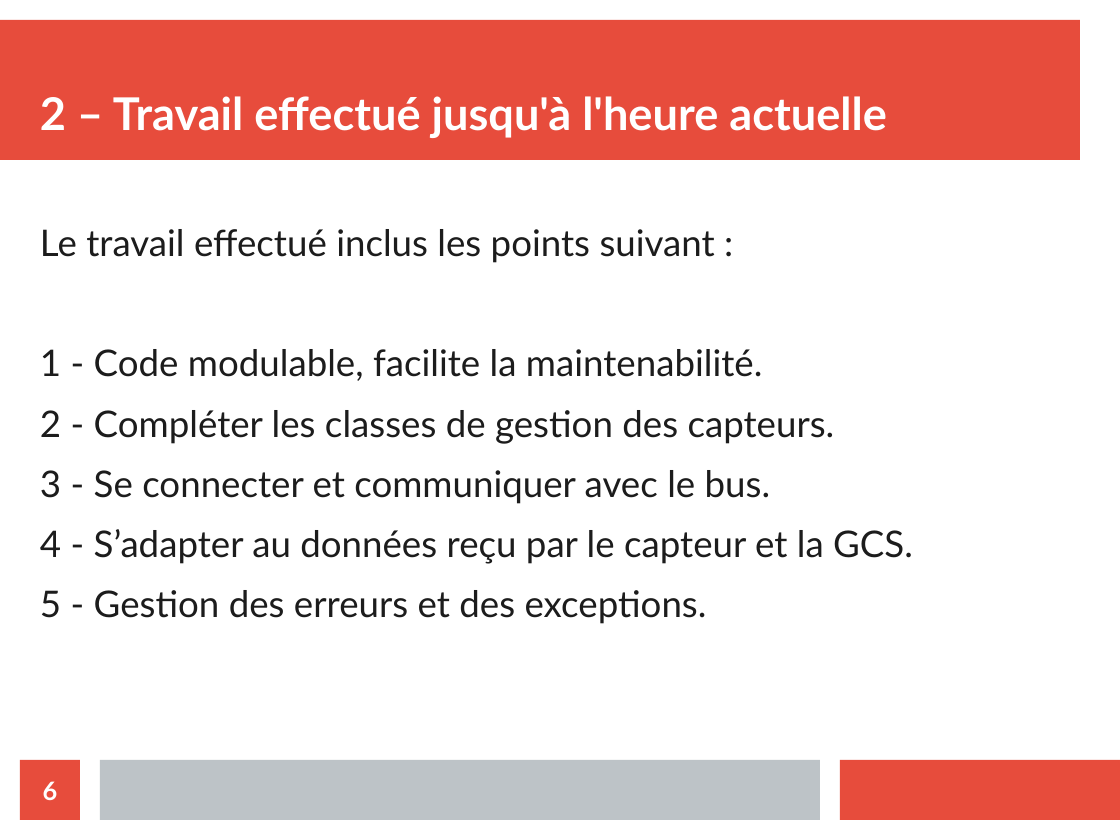
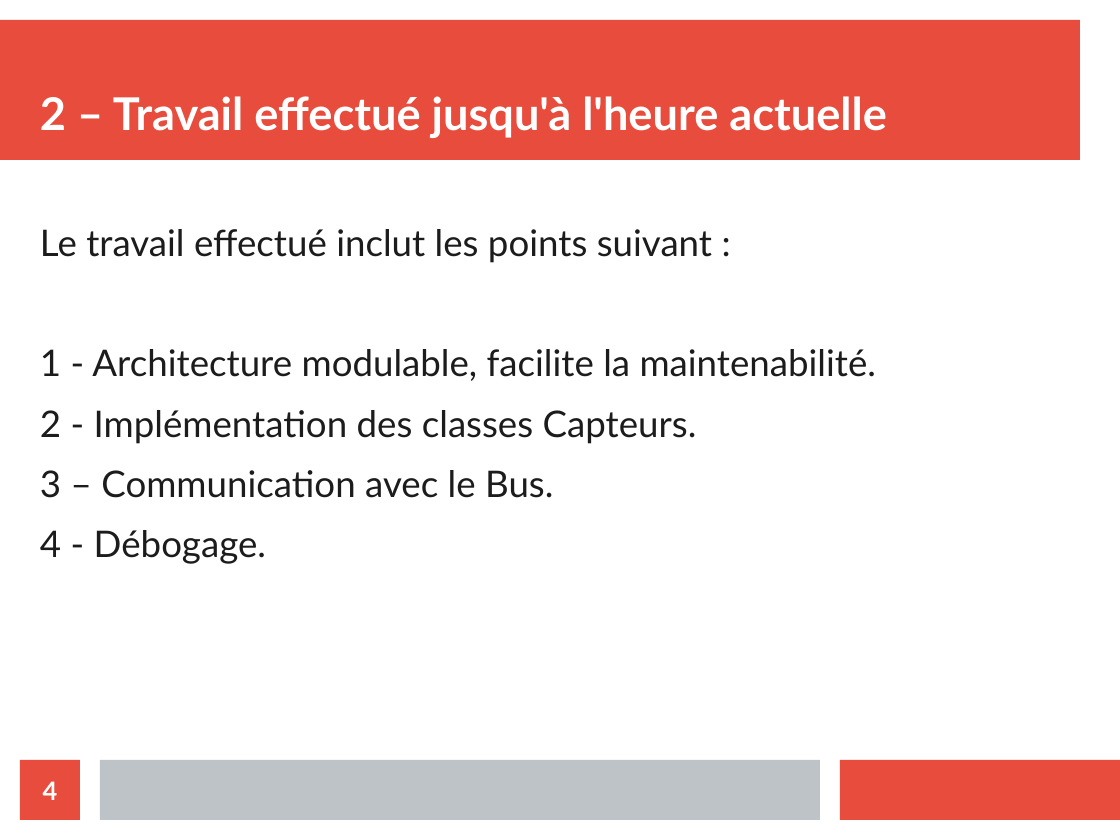
Before and after one commit to athmanmekh/AuttoPIlote-X-OPEN-PILOT, a slide deck: slide 4 of presentation/presentation 2/diapoPresentation.odp (slide 6 before the commit). Drawn at 1120x840 pixels with LibreOffice and Linux fonts; fonts in the diff are those of the drawing. Boxes give left, top, right and bottom in pixels: in the first picture for what was removed or moved away, otherwise in the second. Text is boxed around its words. In the diff, an @@ line names an element or a change of style, - is before the commit and + after.

```diff
--- a/presentation/presentation 2/diapoPresentation.odp
+++ b/presentation/presentation 2/diapoPresentation.odp
@@ text at box(40, 229, 876, 564): text changed @@
-Le travail effectué inclus les points suivant :
-1 - Code modulable, facilite la maintenabilité.
-2 - Compléter les classes de gestion des capteurs.
-3 - Se connecter et communiquer avec le bus.
-4 - S’adapter au données reçu par le capteur et la GCS.
-5 - Gestion des erreurs et des exceptions.
+Le travail effectué inclut les points suivant :
+1 - Architecture modulable, facilite la maintenabilité.
+2 - Implémentation des classes Capteurs.
+3 – Communication avec le Bus.
+4 - Débogage.
@@ page number at box(43, 781, 58, 800): text changed @@
-6
+4
```
Also in this commit, not shown: 7 other slides changed, 1 slide added, 3 slides removed, 1 other file.
